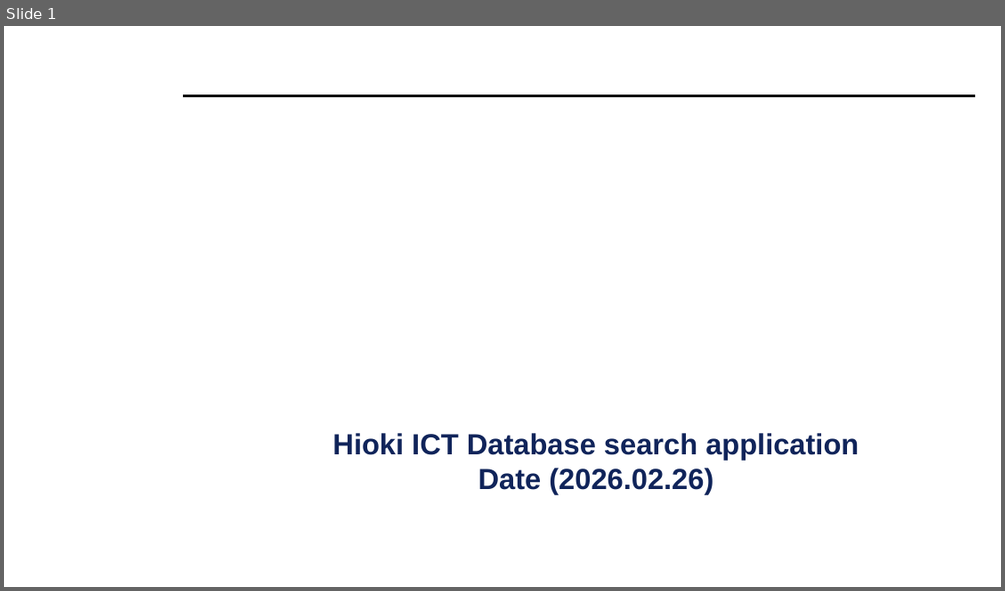
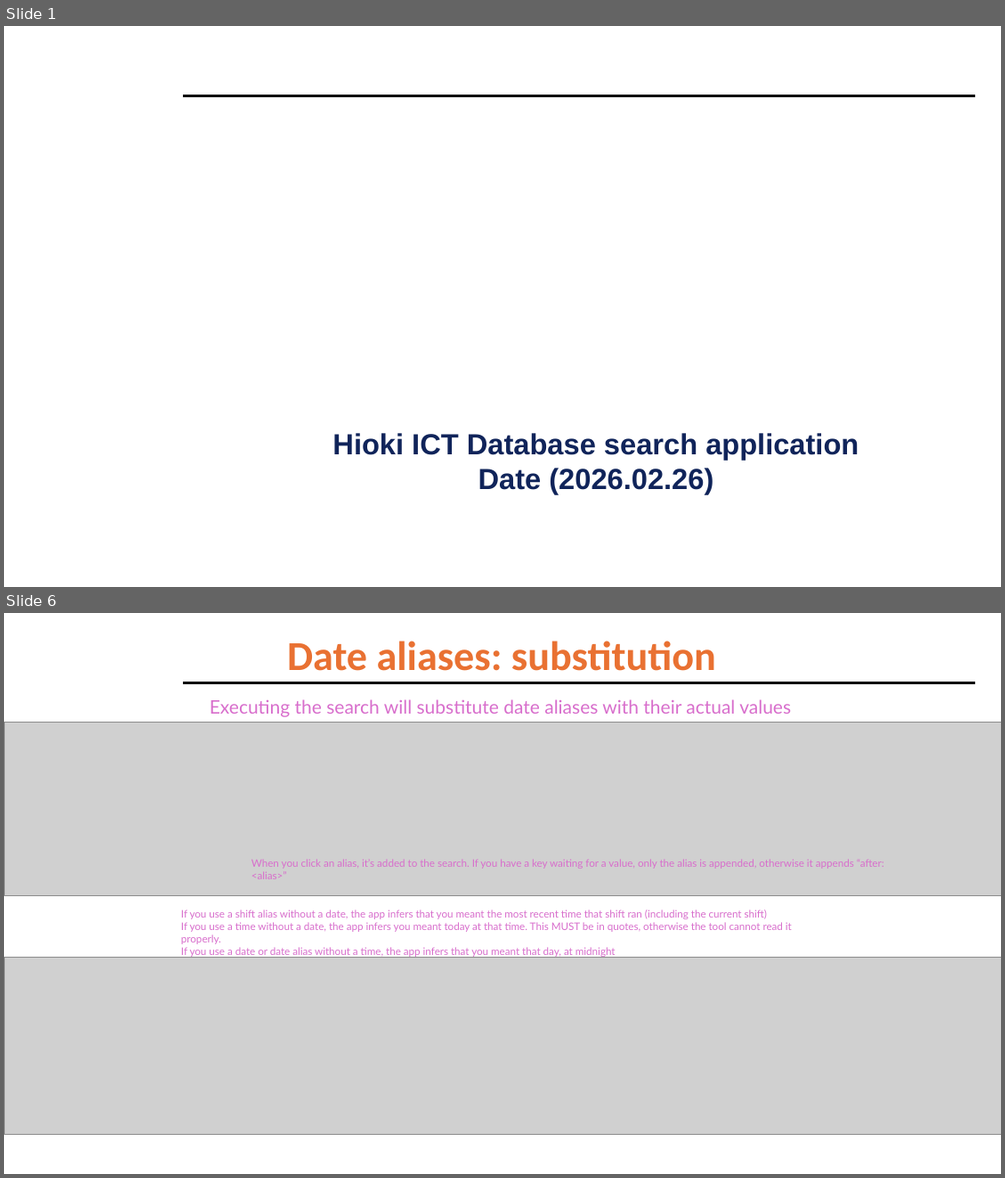
Before and after one commit to eric-mckay-sus/HiokiLogSuite, a slide deck: HiokiNL2SQLMark1/UserGuide.pptx. Shown one above the other, each under a label of ours: slide 1 before the commit, slides 1 and 6 after it; the slides between them are not shown. The pictures are 1005x591 and 1005x1178 pixels, drawn with LibreOffice and Linux fonts; fonts in the diff are those of the drawing; grey boxes stand for pictures; background and template pictures are left out. Boxes give left, top, right and bottom in pixels: in the first picture for what was removed or moved away, otherwise in the second. Text is boxed around its words. In the diff, an @@ line names an element or a change of style, - is before the commit and + after.

```diff
--- a/HiokiNL2SQLMark1/UserGuide.pptx
+++ b/HiokiNL2SQLMark1/UserGuide.pptx
@@ slide 6 added at (4, 613, 1001, 1174), background #FFFFFF; not listed: 1 template element that a slide beside it also shows @@
@@ title added at (287, 641, 716, 671), 39.6 pt, text #E97132, bold @@
+Date aliases: substitution
@@ text added at (210, 699, 791, 717), 18 pt, text #D86ECC @@
+Executing the search will substitute date aliases with their actual values
@@ picture added at (4, 722, 1001, 896) @@
@@ text added at (251, 859, 884, 879), 10 pt, text #D86ECC @@
+When you click an alias, it’s added to the search. If you have a key waiting for a value, only the alias is appended, otherwise it appends “after: <alias>”
@@ text added at (181, 909, 792, 957), 10 pt, text #D86ECC @@
+If you use a shift alias without a date, the app infers that you meant the most recent time that shift ran (including the current shift)
+If you use a time without a date, the app infers you meant today at that time. This MUST be in quotes, otherwise the tool cannot read it properly.
+If you use a date or date alias without a time, the app infers that you meant that day, at midnight
@@ picture added at (4, 957, 1001, 1135) @@
```
Also in this commit, not shown: 11 other slides added, 8 slides removed, 14 other files.
